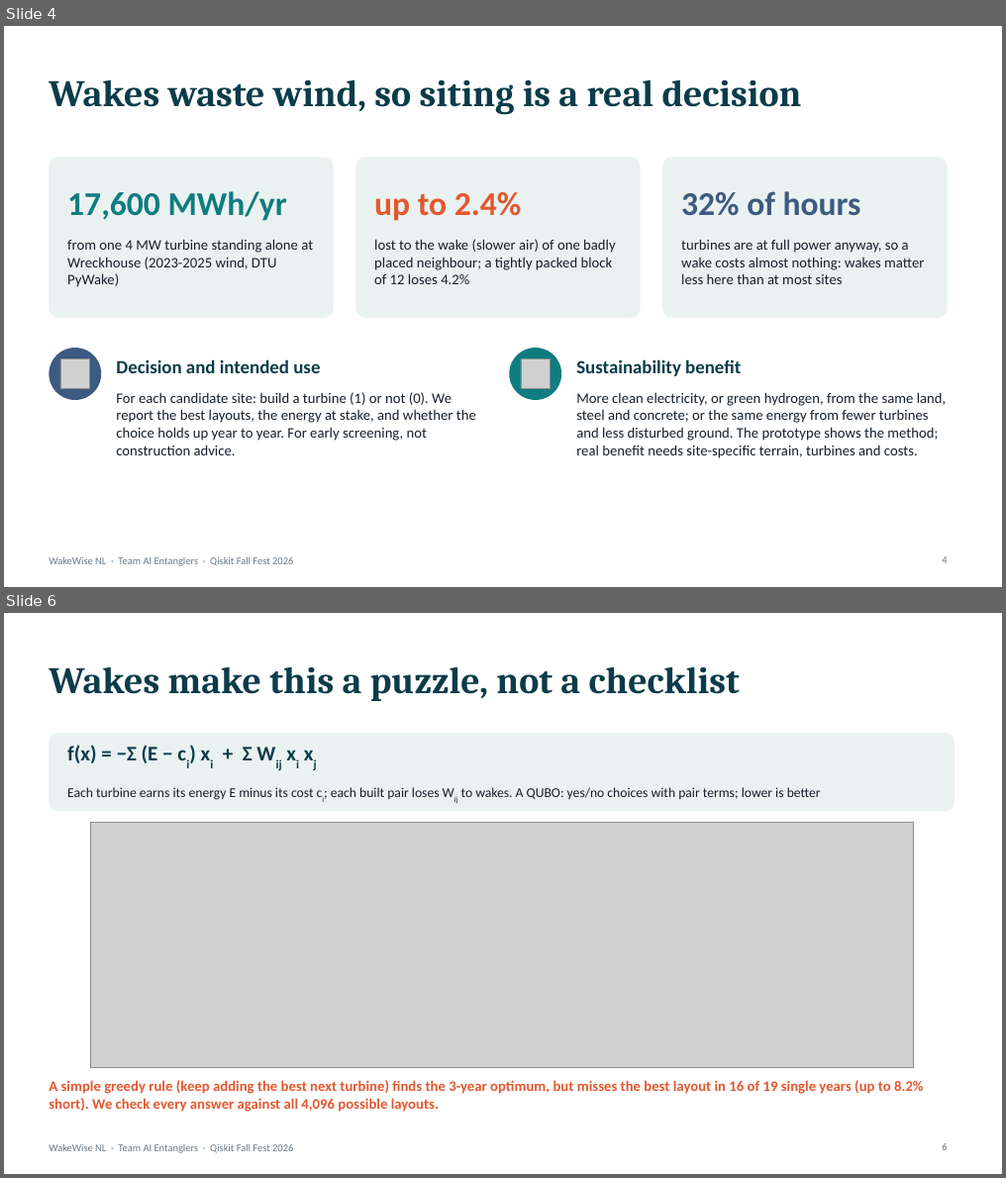
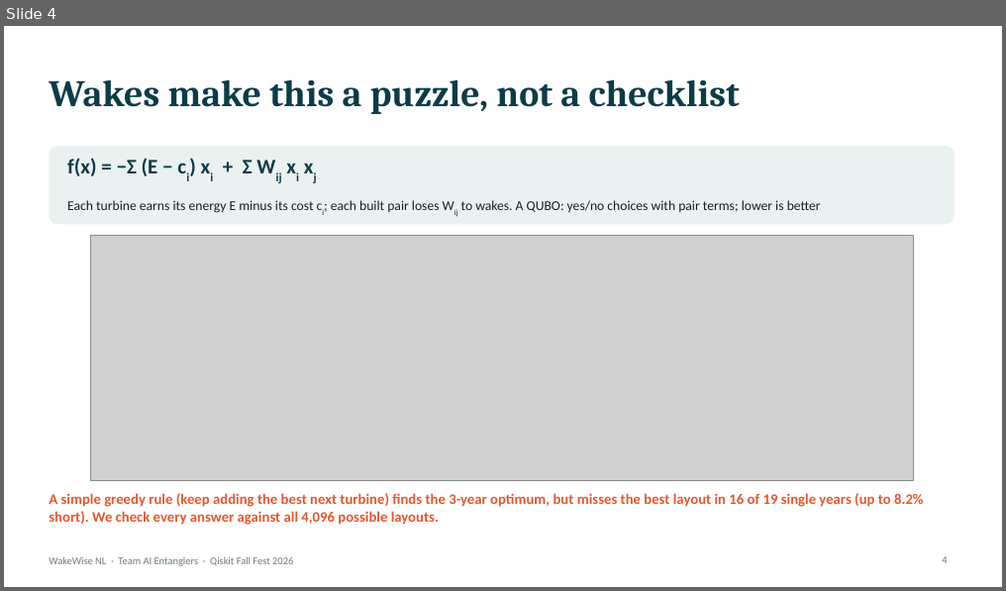
Before and after one commit to mrw-soumik/Qiskit-AI-Entanglers-, a slide deck: slides/WakeWise_NL_AI_Entanglers.pptx. Shown one above the other, each under a label of ours: slides 4 and 6 before the commit, slide 4 after it; the slides between them are not shown. The pictures are 1006x1178 and 1006x591 pixels, drawn with LibreOffice and Linux fonts; fonts in the diff are those of the drawing; grey boxes stand for pictures. Boxes give left, top, right and bottom in pixels: in the first picture for what was removed or moved away, otherwise in the second. Text is boxed around its words. In the diff, an @@ line names an element or a change of style, - is before the commit and + after.

```diff
--- a/slides/WakeWise_NL_AI_Entanglers.pptx
+++ b/slides/WakeWise_NL_AI_Entanglers.pptx
@@ slide 4 removed at [4, 26, 1002, 587], background #FFFFFF; not listed: 1 template element that a slide beside it also shows @@
@@ title removed at [49, 79, 802, 115] @@
-Wakes waste wind, so siting is a real decision
@@ rounded rectangle removed at [49, 157, 334, 318] @@
@@ rounded rectangle removed at [355, 157, 641, 318] @@
@@ rounded rectangle removed at [662, 157, 947, 318] @@
@@ text removed at [67, 191, 287, 221] @@
-17,600 MWh/yr
@@ text removed at [374, 192, 522, 221] @@
-up to 2.4%
@@ text removed at [681, 191, 861, 216] @@
-32% of hours
@@ text removed at [67, 239, 313, 287] @@
-from one 4 MW turbine standing alone at Wreckhouse (2023-2025 wind, DTU PyWake)
@@ text removed at [374, 239, 616, 284] @@
-lost to the wake (slower air) of one badly placed neighbour; a tightly packed block of 12 loses 4.2%
@@ text removed at [681, 239, 924, 284] @@
-turbines are at full power anyway, so a wake costs almost nothing: wakes matter less here than at most sites
@@ ellipse removed at [49, 348, 101, 400] @@
@@ ellipse removed at [509, 348, 561, 400] @@
@@ picture removed at [60, 360, 89, 388] @@
@@ text removed at [116, 360, 320, 373] @@
-Decision and intended use
@@ picture removed at [521, 360, 549, 388] @@
@@ text removed at [576, 360, 741, 376] @@
-Sustainability benefit
@@ text removed at [116, 392, 476, 456] @@
-For each candidate site: build a turbine (1) or not (0). We report the best layouts, the energy at stake, and whether the choice holds up year to year. For early screening, not construction advice.
@@ text removed at [576, 392, 946, 459] @@
-More clean electricity, or green hydrogen, from the same land, steel and concrete; or the same energy from fewer turbines and less disturbed ground. The prototype shows the method; real benefit needs site-specific terrain, turbines and costs.
@@ page number removed at [942, 557, 946, 564] @@
-4
@@ what was slide 6 is now slide 4 @@
@@ page number at [942, 557, 946, 564]: text changed @@
-6
+4
```
Also in this commit, not shown: 8 slides changed, 5 other slides removed, 1 other file.
